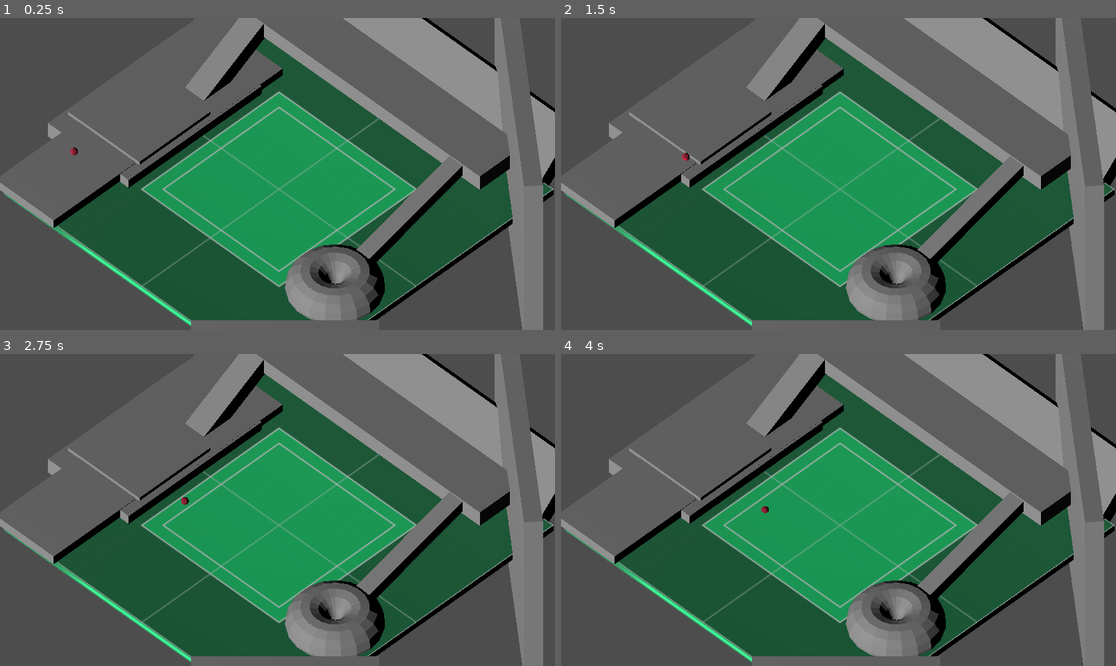
Above: before the commit, frames 1-4 (two rows, left to right).
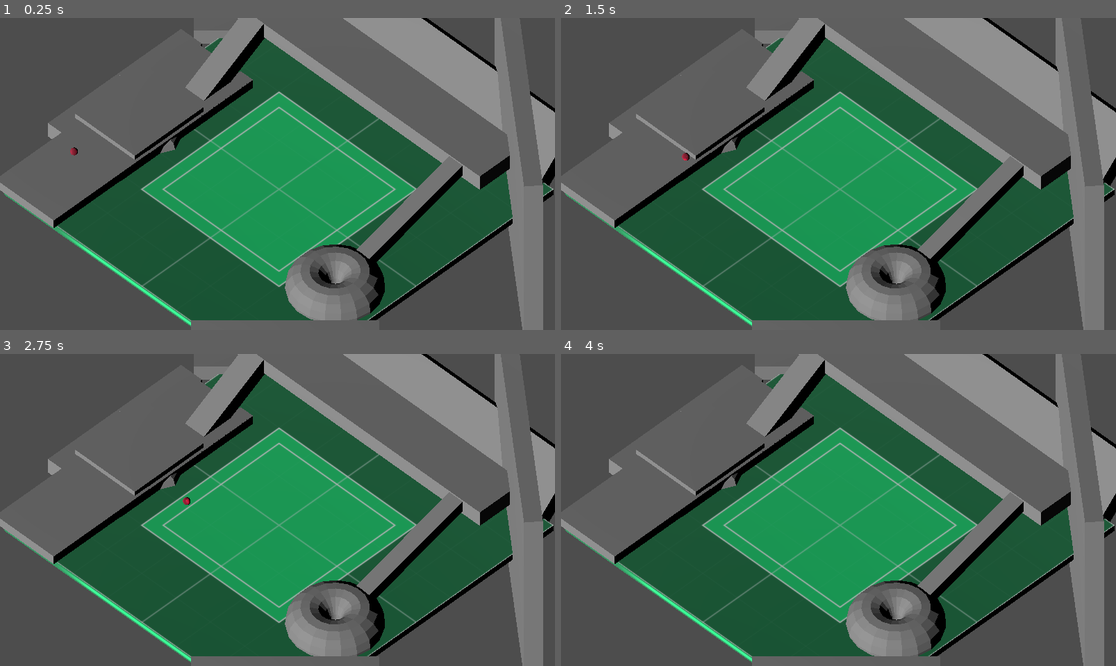
Above: after the commit, the same moments.

Repository: RandomPuddles/Game-Jam
Game: Godot game, scene res://LevelOne1.tscn
Two runs of this game, one before a commit and one after it. Both use one fixed random seed, a clock stepped at 60 frames per second and the inputs below.
Inputs:
- Up to frame 1 (0.25 s): no input
- Up to frame 2 (1.5 s): tap Enter at 0.5 s; hold D (Right) 0.53-1.28 s; hold Shift (Boost) 0.53-1.28 s; tap Space (Jump) at 0.77, 1.25 s; hold S (Backward) from 1.28 s (still down); tap R (Resume) at 1.35 s
- Up to frame 3 (2.75 s): tap Space (Jump) at 1.52 s; tap Enter at 2 s; release S (Backward) at 2.03 s; hold D (Right) from 2.03 s (still down); hold E (Slow) from 2.03 s (still down)
- Up to frame 4 (4 s): tap Space (Jump) at 2.75, 3.02, 3.77 s; release D (Right) at 2.78 s; release E (Slow) at 2.78 s; hold W (Forward) 2.78-3.53 s; tap Shift (Boost) at 2.85 s; tap Enter at 3.5 s; hold A (Left) from 3.53 s (still down); hold R (Resume) from 3.53 s (still down)

The runs differ from the first frame. In frame 1, 2.6% of the frame differs, in the area x 12-51%, y 4-55%; in frame 2, 2.6%; in frame 3, 2.6%; in frame 4, 2.6%.

Commit message:
I see all!

Diff:
--- a/game-jam/LevelOne1.tscn
+++ b/game-jam/LevelOne1.tscn
@@ -47,7 +47,7 @@
 size = Vector3(19.156403, 1.7610779, 2.4013672)
 
 [node name="Node3D3" parent="." index="10" instance=ExtResource("3_0lrvd")]
-transform = Transform3D(1, 0, 0, 0, 1, 0, 0, 0, 1, -21.392193, 1.9772635, 4.1208744)
+transform = Transform3D(0.8411254, 0, 0, 0, 1.4990263, 0, 0, 0, 0.9667962, -21.392193, 1.9772635, 4.1208744)
 
 [node name="CSGBox3D7" type="CSGBox3D" parent="." index="11"]
 transform = Transform3D(0.70710677, 0, 0.70710677, 0, 1, 0, -0.70710677, 0, 0.70710677, -24.167406, 0.7043915, -25.73755)
@@ -64,9 +64,9 @@
 smooth_faces = false
 
 [node name="CSGBox3D8" type="CSGBox3D" parent="." index="13"]
-transform = Transform3D(-4.3711385e-08, 0, 0.99999994, 0, 1, 0, -0.99999994, 0, -4.3711385e-08, -15.821082, 0.7043915, 1.3985713)
+transform = Transform3D(-4.3711385e-08, 0, 0.99999994, 0, 1, 0, -0.99999994, 0, -4.3711385e-08, -16.618277, 0.7043915, 1.3985713)
 use_collision = true
-size = Vector3(24.22998, 2.440796, 3.8233032)
+size = Vector3(24.22998, 2.440796, 2.2289124)
 
 [node name="CSGBox3D9" type="CSGBox3D" parent="." index="14"]
 transform = Transform3D(0.99999994, 0, 0, 0, 0.8633955, -0.50452757, 0, 0.50452757, 0.86339545, -18.97291, 3.8516765, -9.228356)
@@ -84,9 +84,9 @@
 size = Vector3(17.54309, 1.3956909, 10.603531)
 
 [node name="CSGBox3D12" type="CSGBox3D" parent="." index="17"]
-transform = Transform3D(-4.3711385e-08, 0, 0.99999994, 0, 1, 0, -0.99999994, 0, -4.3711385e-08, -21.401226, 1.3320093, -7.0004473)
+transform = Transform3D(-4.3711385e-08, 0, 0.99999994, 0, 1, 0, -0.99999994, 0, -4.3711385e-08, -22.062521, 1.3320093, -4.765897)
 use_collision = true
-size = Vector3(15.674774, 1.2078552, 14.320961)
+size = Vector3(11.205673, 1.2078552, 12.998371)
 
 [node name="Node3D2" parent="." index="18" instance=ExtResource("3_0lrvd")]
 transform = Transform3D(1, 0, 0, 0, 1, 0, 0, 0, 1, -45.250736, 16.936157, 0)
